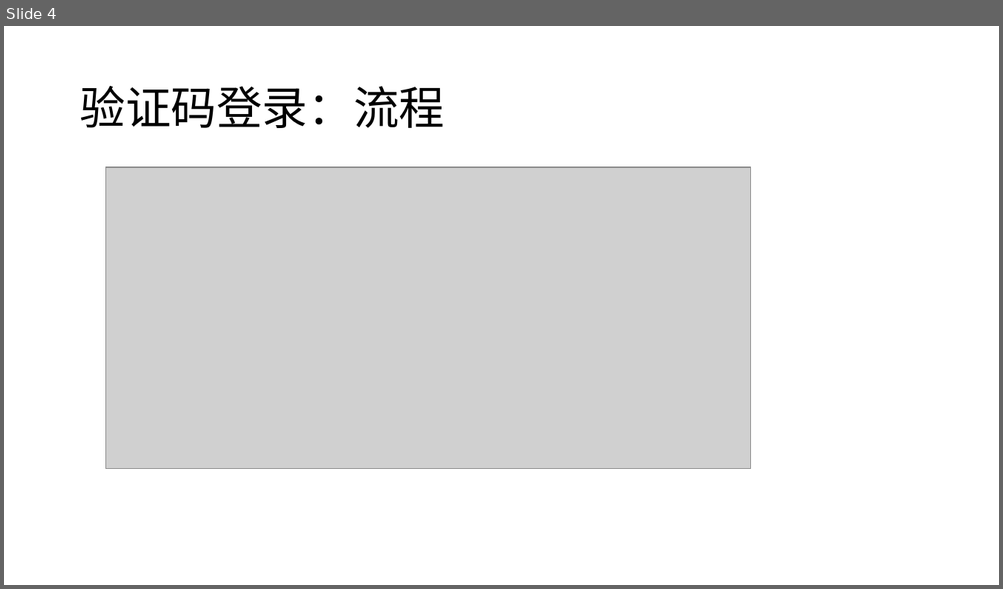
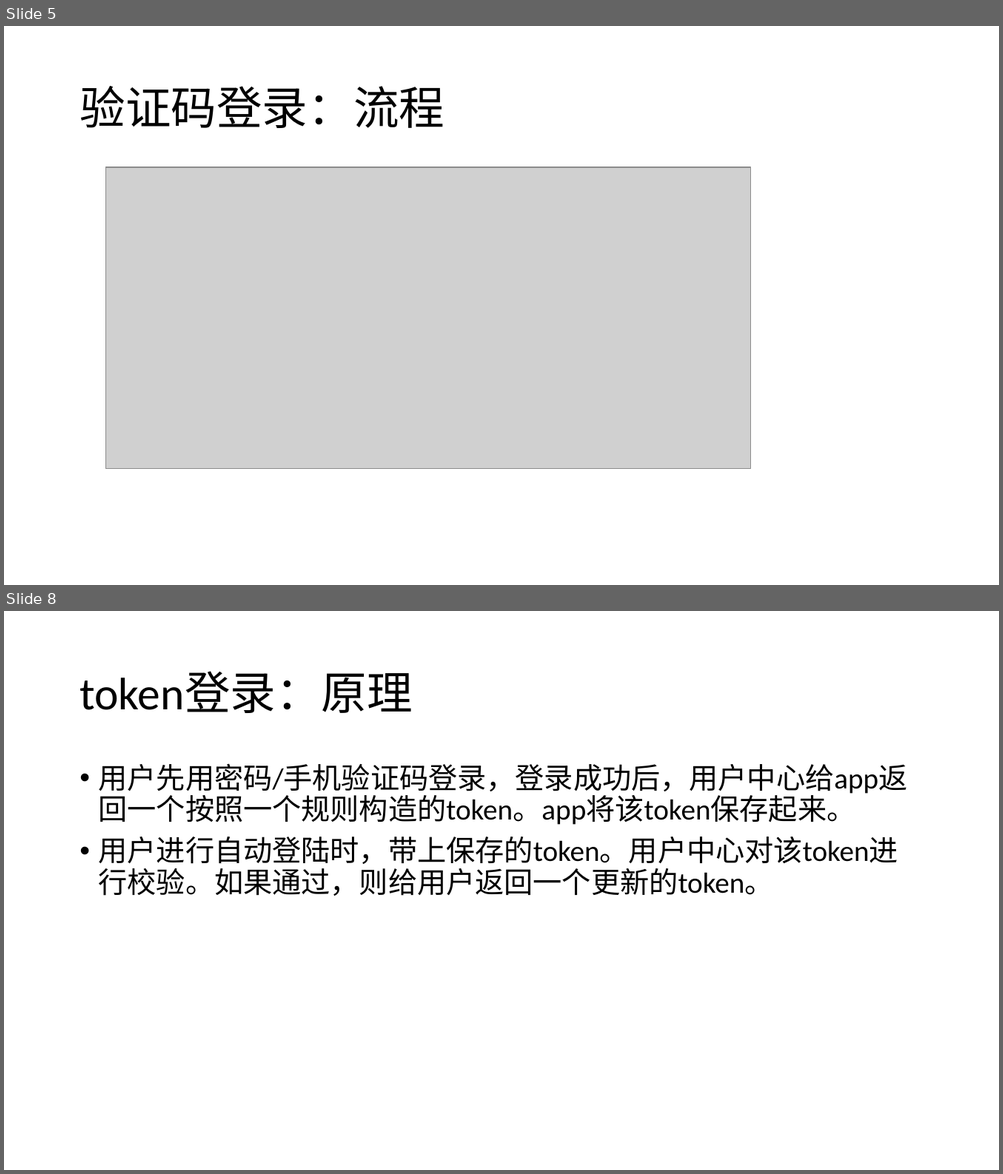
Before and after one commit to djpan0303/tech_paper, a slide deck: 用户登录机制.pptx. Shown one above the other, each under a label of ours: slide 4 before the commit, slides 5 and 8 after it; the slides between them are not shown. The pictures are 1003x589 and 1003x1174 pixels, drawn with LibreOffice and Linux fonts; fonts in the diff are those of the drawing; grey boxes stand for pictures. Boxes give left, top, right and bottom in pixels: in the first picture for what was removed or moved away, otherwise in the second. Text is boxed around its words. In the diff, an @@ line names an element or a change of style, - is before the commit and + after.

```diff
--- a/用户登录机制.pptx
+++ b/用户登录机制.pptx
@@ slide 8 added at <box>4,611,999,1170</box>, background #FFFFFF @@
@@ title added at <box>79,672,412,713</box>, 44 pt, text #000000 @@
+token登录：原理
@@ text added at <box>99,763,908,896</box>, 28 pt, text #000000 @@
+• 用户先用密码/手机验证码登录，登录成功后，用户中心给app返回一个按照一个规则构造的token。app将该token保存起来。
+• 用户进行自动登陆时，带上保存的token。用户中心对该token进行校验。如果通过，则给用户返回一个更新的token。
@@ what was slide 4 is now slide 5 @@
```
Also in this commit, not shown: 2 slides changed, 4 other slides added, 14 other files.
